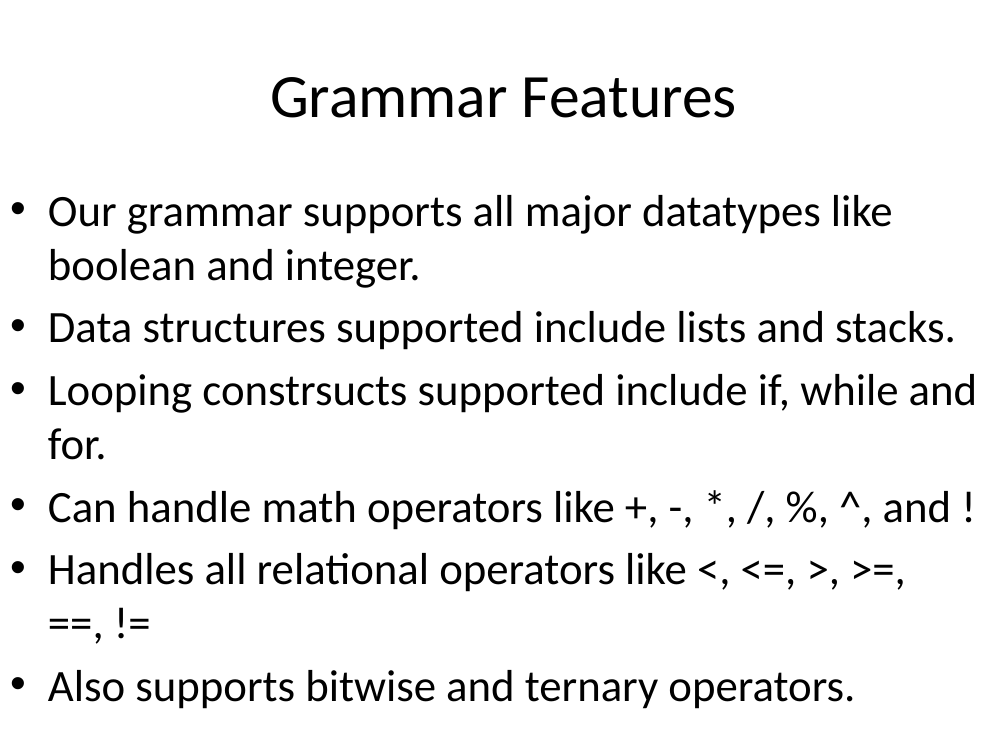
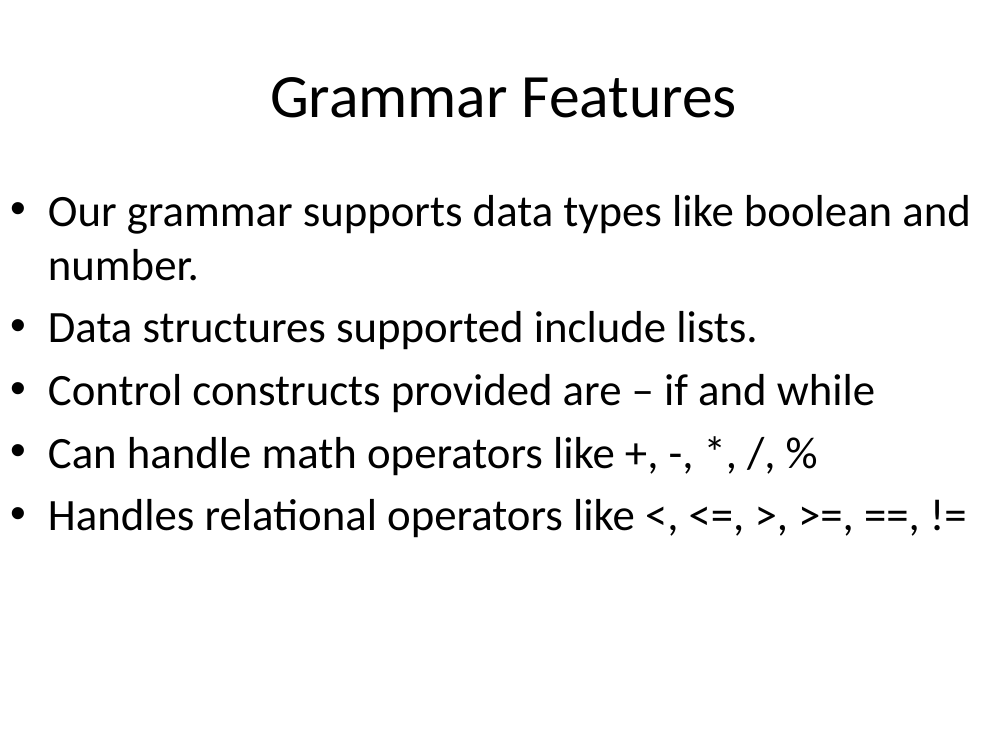
Before and after one commit to kazekagegaara/ramm, a slide deck: slide 7 of doc/Design.pptx. Drawn at 1008x756 pixels with LibreOffice and Linux fonts; fonts in the diff are those of the drawing. Boxes give left, top, right and bottom in pixels: in the first picture for what was removed or moved away, otherwise in the second. Text is boxed around its words. In the diff, an @@ line names an element or a change of style, - is before the commit and + after.

```diff
--- a/doc/Design.pptx
+++ b/doc/Design.pptx
@@ text at (x1=48, y1=195, x2=971, y2=538): text changed @@
-• Our grammar supports all major datatypes like boolean and integer.
-• Data structures supported include lists and stacks.
-• Looping constrsucts supported include if, while and for.
-• Can handle math operators like +, -, *, /, %, ^, and !
-• Handles all relational operators like <, <=, >, >=, ==, !=
-• Also supports bitwise and ternary operators.
+• Our grammar supports data types like boolean and number.
+• Data structures supported include lists.
+• Control constructs provided are – if and while
+• Can handle math operators like +, -, *, /, %
+• Handles relational operators like <, <=, >, >=, ==, !=
```
Also in this commit, not shown: 4 other slides changed.
